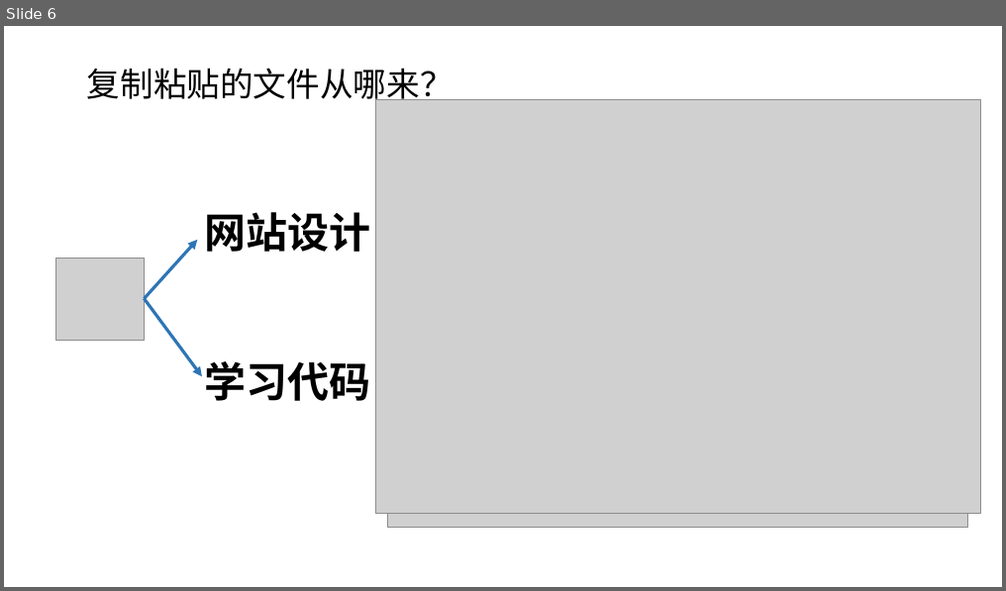
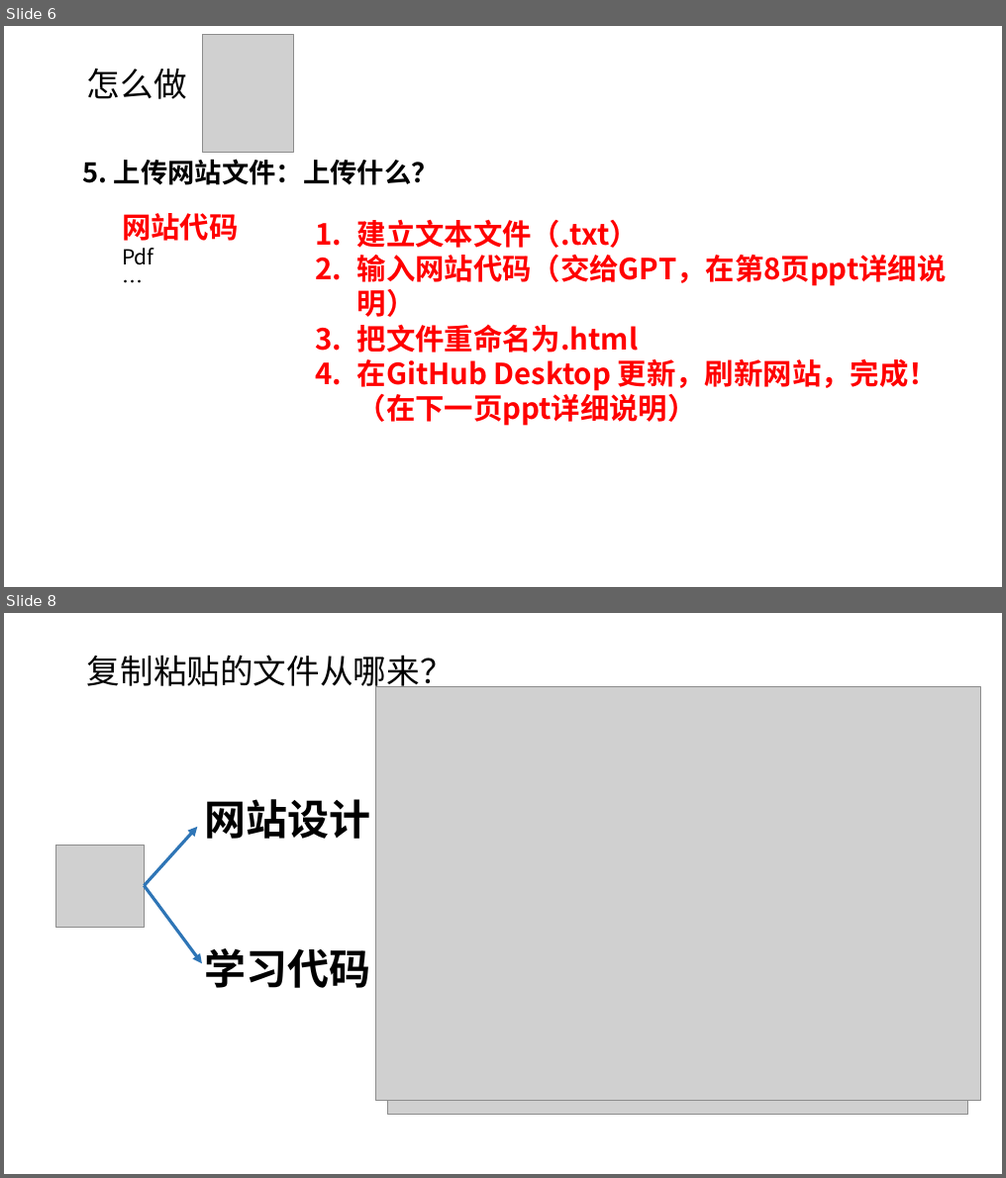
Before and after one commit to IRISWANG5/IRISWANG5.github.io, a slide deck: pdf/搭建网页.pptx. Shown one above the other, each under a label of ours: slide 6 before the commit, slides 6 and 8 after it; the slides between them are not shown. The pictures are 1006x591 and 1006x1178 pixels, drawn with LibreOffice and Linux fonts; fonts in the diff are those of the drawing; grey boxes stand for pictures; background and template pictures are left out. Boxes give left, top, right and bottom in pixels: in the first picture for what was removed or moved away, otherwise in the second. Text is boxed around its words. In the diff, an @@ line names an element or a change of style, - is before the commit and + after.

```diff
--- a/pdf/搭建网页.pptx
+++ b/pdf/搭建网页.pptx
@@ slide 6 added at (4, 26, 1002, 587), background picture (left out) @@
@@ picture added at (202, 34, 294, 152) @@
@@ text added at (87, 68, 187, 99), 32 pt, text #000000 @@
+怎么做
@@ text added at (83, 159, 439, 185), 26 pt, text #000000, bold @@
+5. 上传网站文件：上传什么？
@@ text added at (122, 213, 238, 266), 28 pt, text #FF0000, bold @@
+网站代码
+Pdf
+…
@@ text added at (357, 220, 946, 426), 28 pt, text #FF0000, bold @@
+1. 建立文本文件（.txt）
+2. 输入网站代码（交给GPT，在第8页ppt详细说明）
+3. 把文件重命名为.html
+4. 在GitHub Desktop 更新，刷新网站，完成！（在下一页ppt详细说明）
@@ what was slide 6 is now slide 8 @@
```
Also in this commit, not shown: 1 slide changed, 1 other slide added, 2 other files.
